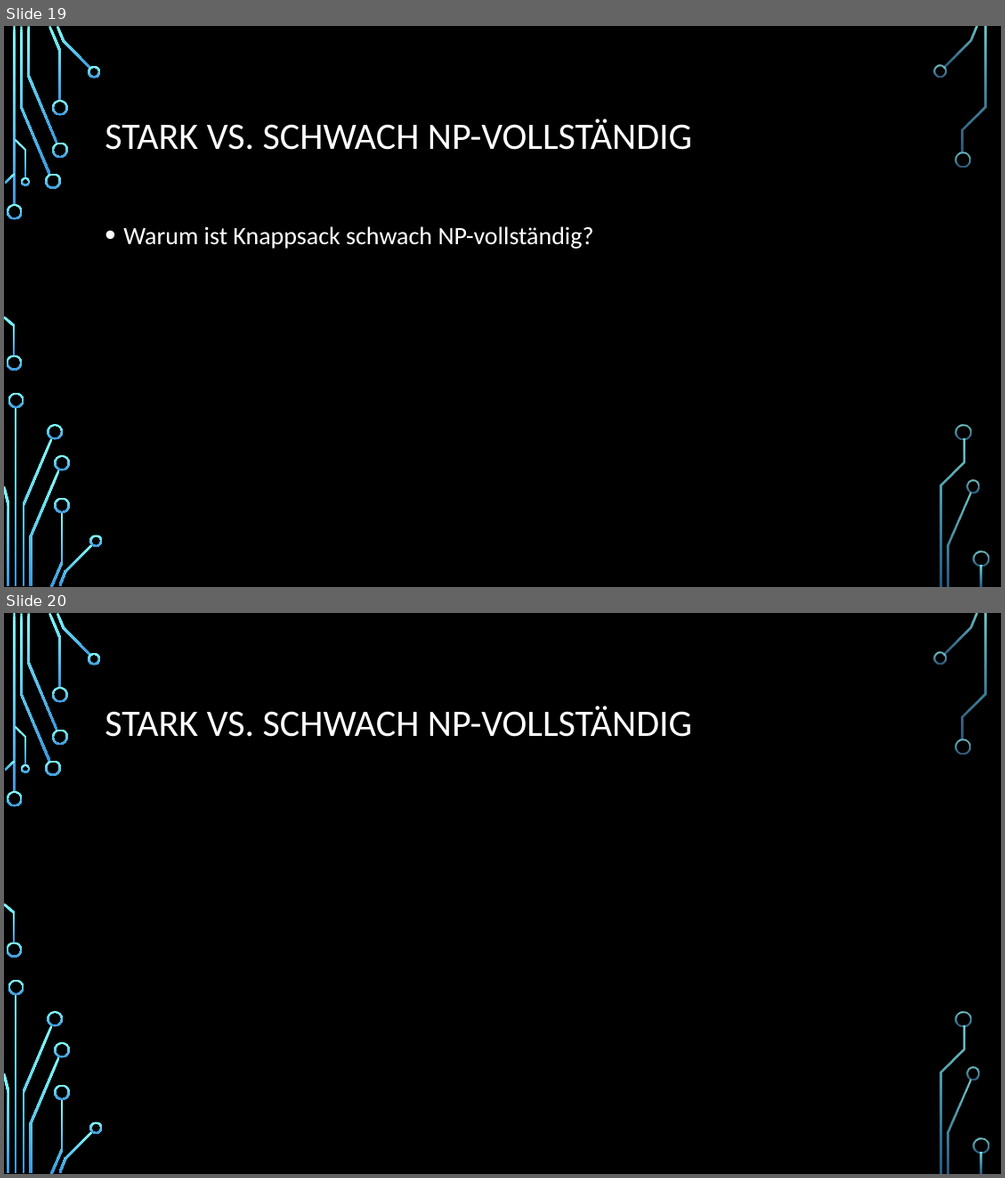
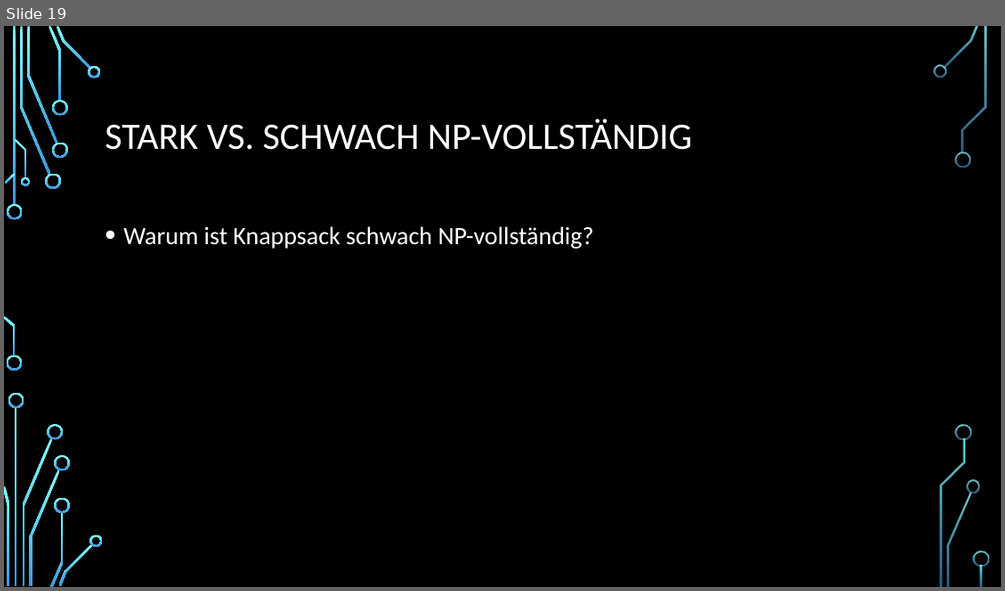
Before and after one commit to Seppl2202/Pseudopolynomielle-Algorithmen, a slide deck: Pseudopolynomielle Algorithmen.pptx. Shown one above the other, each under a label of ours: slides 19 and 20 before the commit, slide 19 after it. The pictures are 1005x1178 and 1005x591 pixels, drawn with LibreOffice and Linux fonts; fonts in the diff are those of the drawing; grey boxes stand for pictures; background and template pictures are left out. Boxes give left, top, right and bottom in pixels: in the first picture for what was removed or moved away, otherwise in the second. Text is boxed around its words. In the diff, an @@ line names an element or a change of style, - is before the commit and + after.

```diff
--- a/Pseudopolynomielle Algorithmen.pptx
+++ b/Pseudopolynomielle Algorithmen.pptx
@@ slide 20 removed at [4,613,1001,1174], background picture (left out); not listed: 36 template elements that a slide beside it also shows @@
@@ title removed at [105,706,692,737] @@
-STARK VS. SCHWACH NP-VOLLSTÄNDIG
```
Also in this commit, not shown: 6 slides added.
